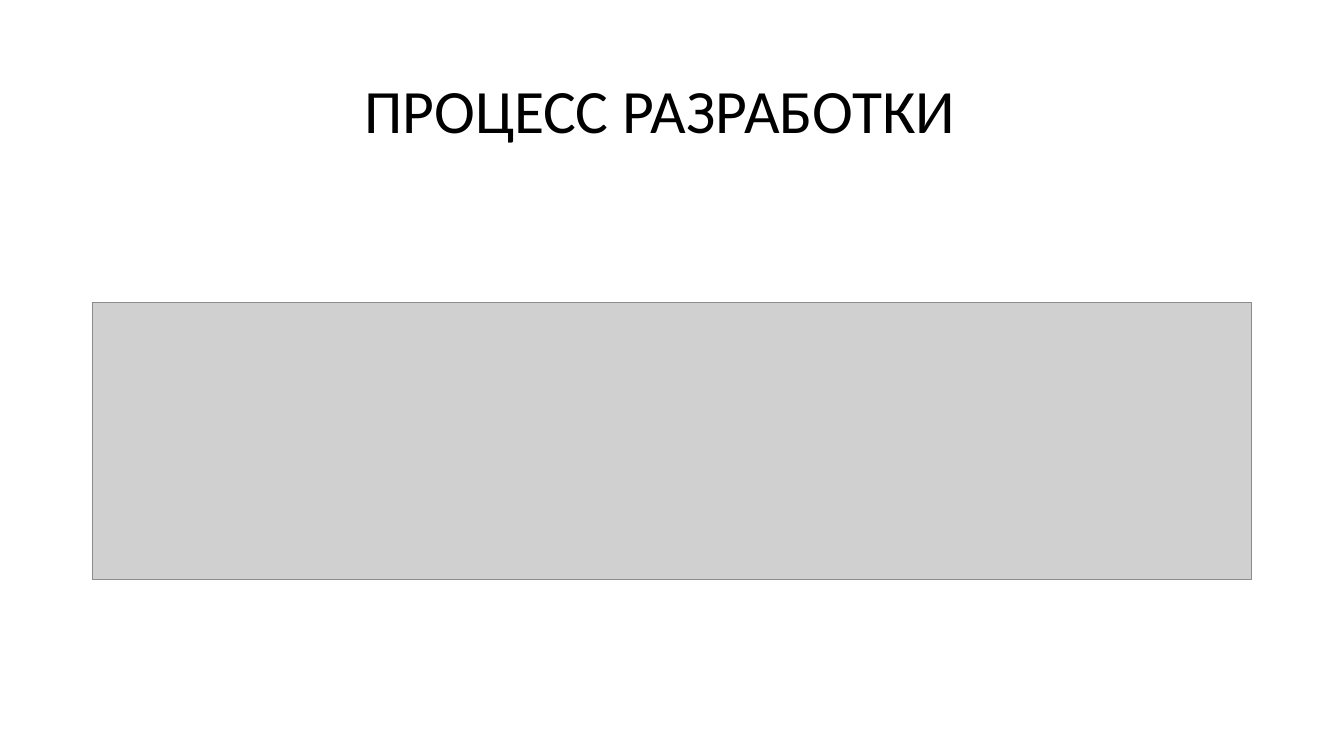
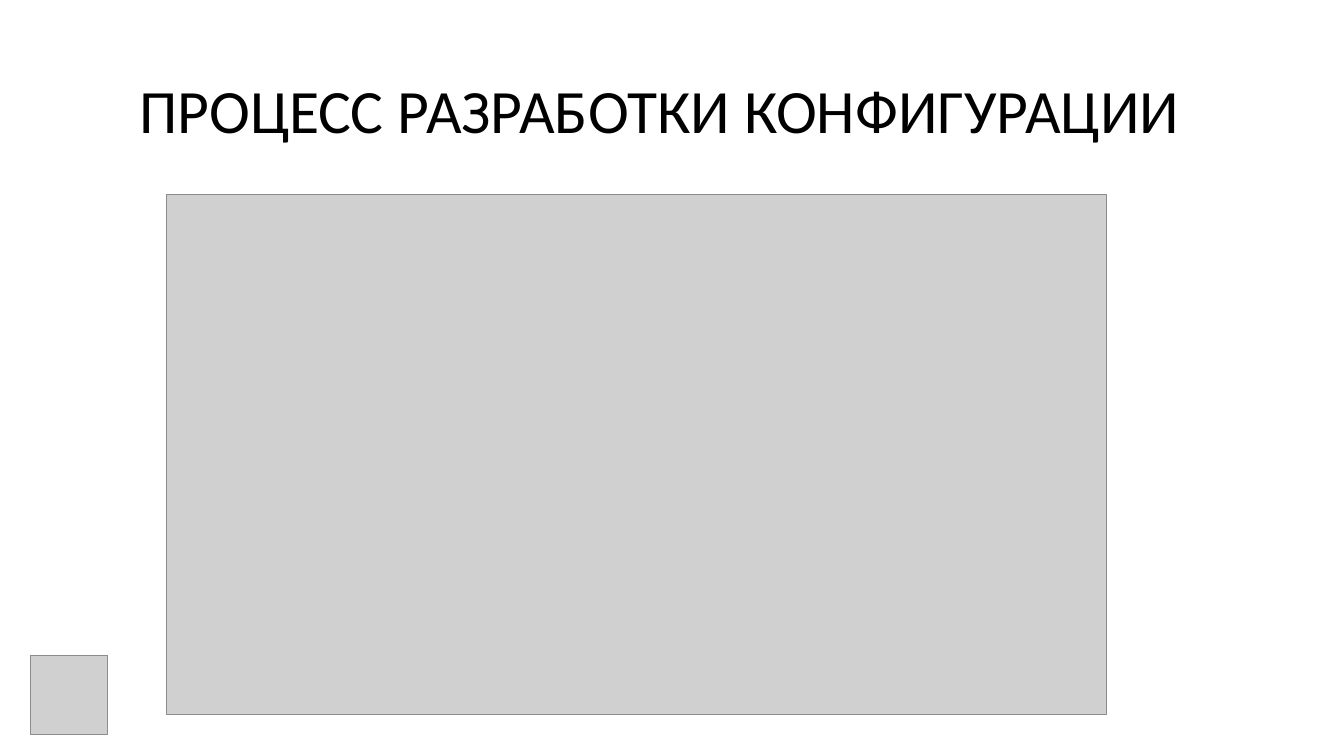
Before and after one commit to joyzen0/VKR, a slide deck: slide 7 of ВКР/Ерохин_ВКР.pptx. Drawn at 1344x756 pixels with LibreOffice and Linux fonts; fonts in the diff are those of the drawing; grey boxes stand for pictures. Boxes give left, top, right and bottom in pixels: in the first picture for what was removed or moved away, otherwise in the second. Text is boxed around its words. In the diff, an @@ line names an element or a change of style, - is before the commit and + after.

```diff
--- a/ВКР/Ерохин_ВКР.pptx
+++ b/ВКР/Ерохин_ВКР.pptx
@@ title at [140, 91, 1179, 143]: text changed @@
-ПРОЦЕСС РАЗРАБОТКИ
+ПРОЦЕСС РАЗРАБОТКИ КОНФИГУРАЦИИ
@@ picture added at [166, 195, 1107, 715] @@
@@ picture removed at [93, 302, 1252, 580] @@
@@ picture added at [30, 655, 108, 735] @@
```
Also in this commit, not shown: 6 other slides changed, 4 slides added, 2 slides removed, 3 other files.
